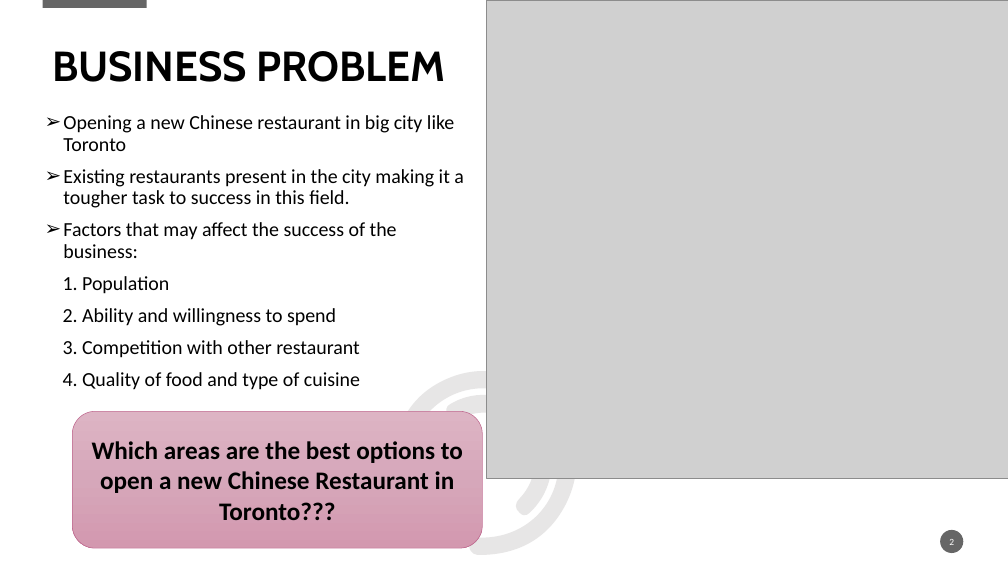
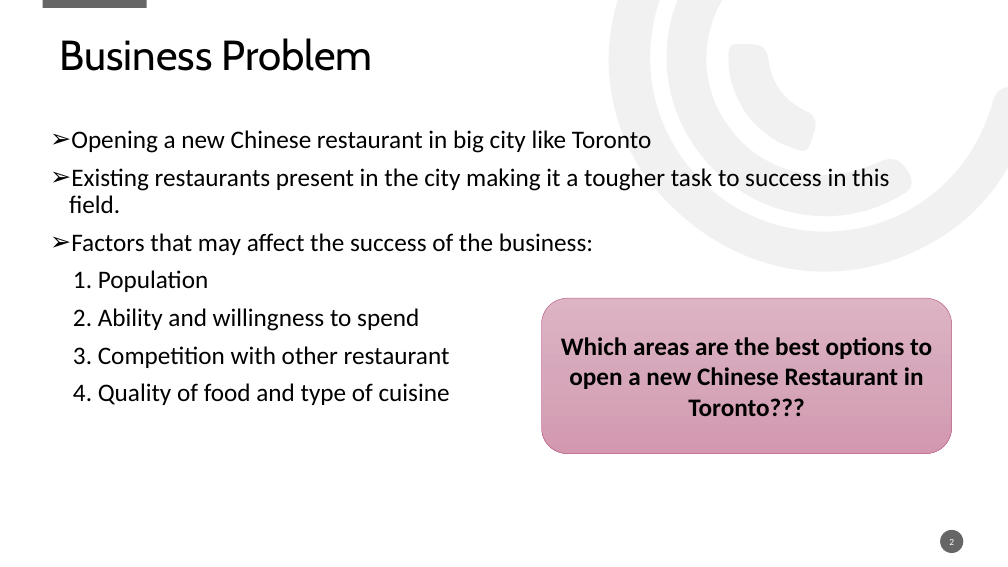
Before and after one commit to munyee63/Capstone-for-applied-data-science, a slide deck: slide 2 of Capstone Project.pptx. Drawn at 1008x567 pixels with LibreOffice and Linux fonts; fonts in the diff are those of the drawing; grey boxes stand for pictures; background and template pictures are left out. Boxes give left, top, right and bottom in pixels: in the first picture for what was removed or moved away, otherwise in the second. Text is boxed around its words. In the diff, an @@ line names an element or a change of style, - is before the commit and + after.

Commit message:
Capstone project

```diff
--- a/Capstone Project.pptx
+++ b/Capstone Project.pptx
@@ picture removed at (487, 0, 1008, 478) @@
@@ freeform shape added at (517, 0, 1008, 365), fill #E7E6E6 at 53% opacity @@
@@ freeform shape added at (602, 0, 921, 280), fill #E7E6E6 at 53% opacity @@
@@ freeform shape added at (706, 24, 835, 171), fill #E7E6E6 at 53% opacity @@
@@ title at (60, 38, 373, 71): text changed; bold off @@
-BUSINESS PROBLEM
+Business Problem
@@ text "Opening a new Chinese restaurant ...": place and size @@
-text "Opening a new Chinese restaurant ..." at (63, 115, 464, 390)
+text "Opening a new Chinese restaurant ..." at (69, 130, 889, 405)
@@ text "Opening a new Chinese restaurant ..." at (69, 130, 889, 405): size 19 to 24 pt @@
@@ rounded rectangle "Which areas are the best ...": place and size @@
-rounded rectangle "Which areas are the best ..." at (73, 411, 482, 548)
+rounded rectangle "Which areas are the best ..." at (541, 298, 951, 454)
@@ freeform shape removed at (375, 331, 616, 567) @@
@@ freeform shape removed at (442, 368, 579, 521) @@
@@ freeform shape removed at (480, 415, 535, 478) @@
```
